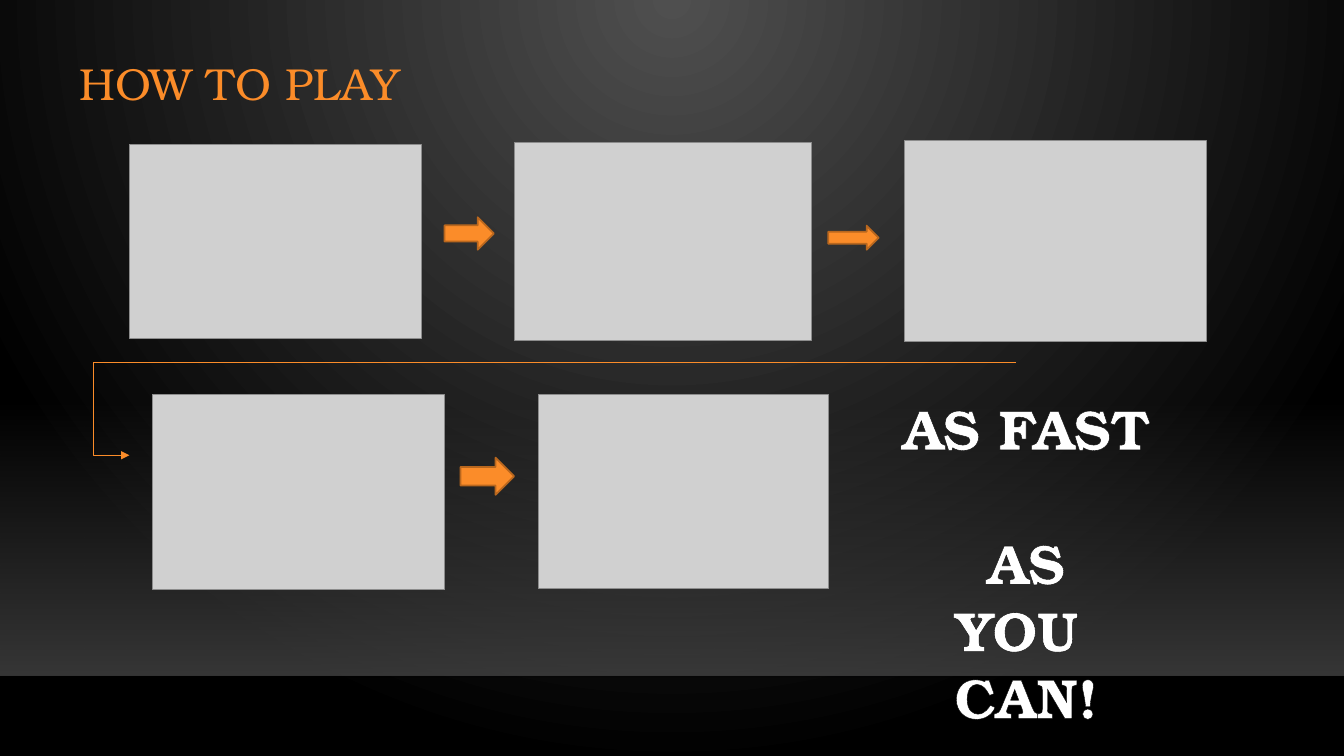
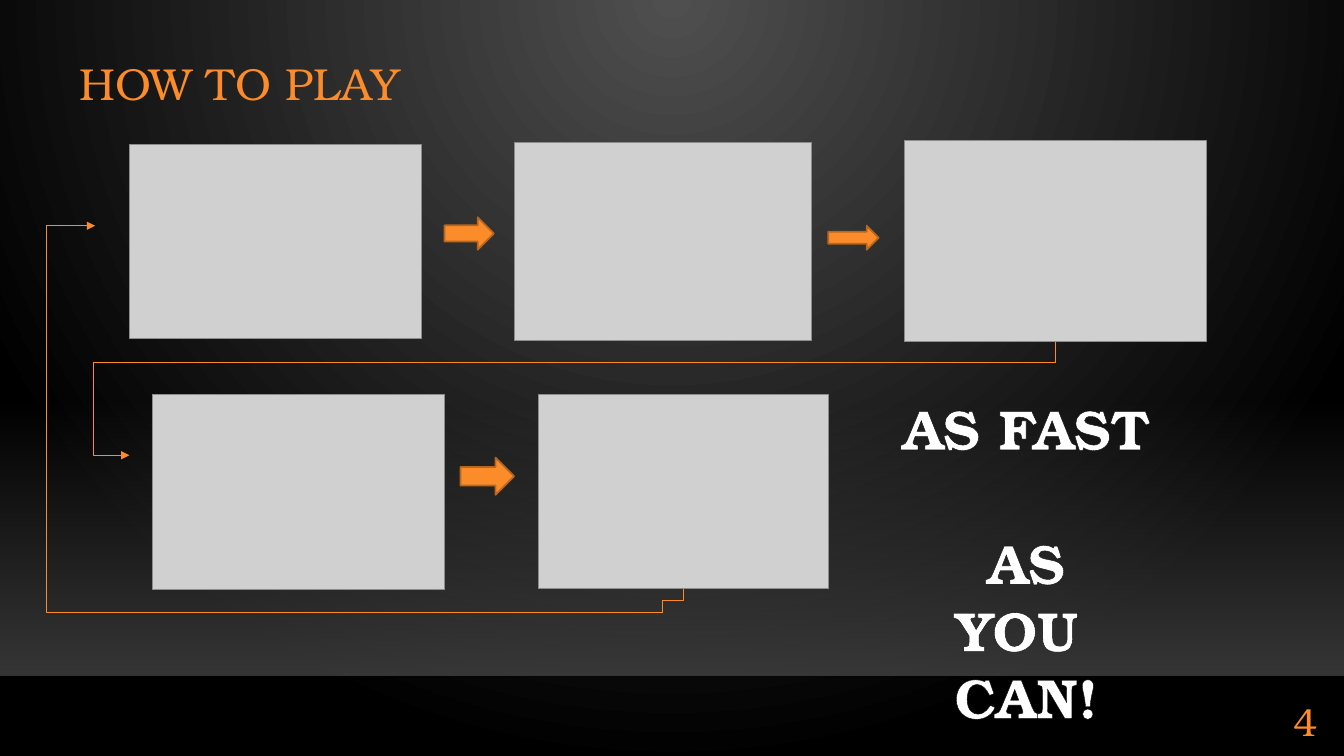
Before and after one commit to Al0nesauurs/etc, a slide deck: slide 4 of Work/present_iWing v2.pptx (slide 3 before the commit). Drawn at 1344x756 pixels with LibreOffice and Linux fonts; fonts in the diff are those of the drawing; grey boxes stand for pictures; background and template pictures are left out. Boxes give left, top, right and bottom in pixels: in the first picture for what was removed or moved away, otherwise in the second. Text is boxed around its words. In the diff, an @@ line names an element or a change of style, - is before the commit and + after.

```diff
--- a/Work/present_iWing v2.pptx
+++ b/Work/present_iWing v2.pptx
@@ elbow arrow added from (663, 613) to (95, 226), #FB8C29 0.75 pt @@
@@ elbow line added from (1016, 363) to (1056, 342), #FB8C29 0.75 pt @@
@@ elbow line added from (663, 613) to (684, 589), #FB8C29 0.75 pt @@
@@ page number added at (x1=1293, y1=709, x2=1317, y2=736), 28 pt, text #FB8C29 @@
+4
```
Also in this commit, not shown: 11 other slides changed, 2 slides added.
